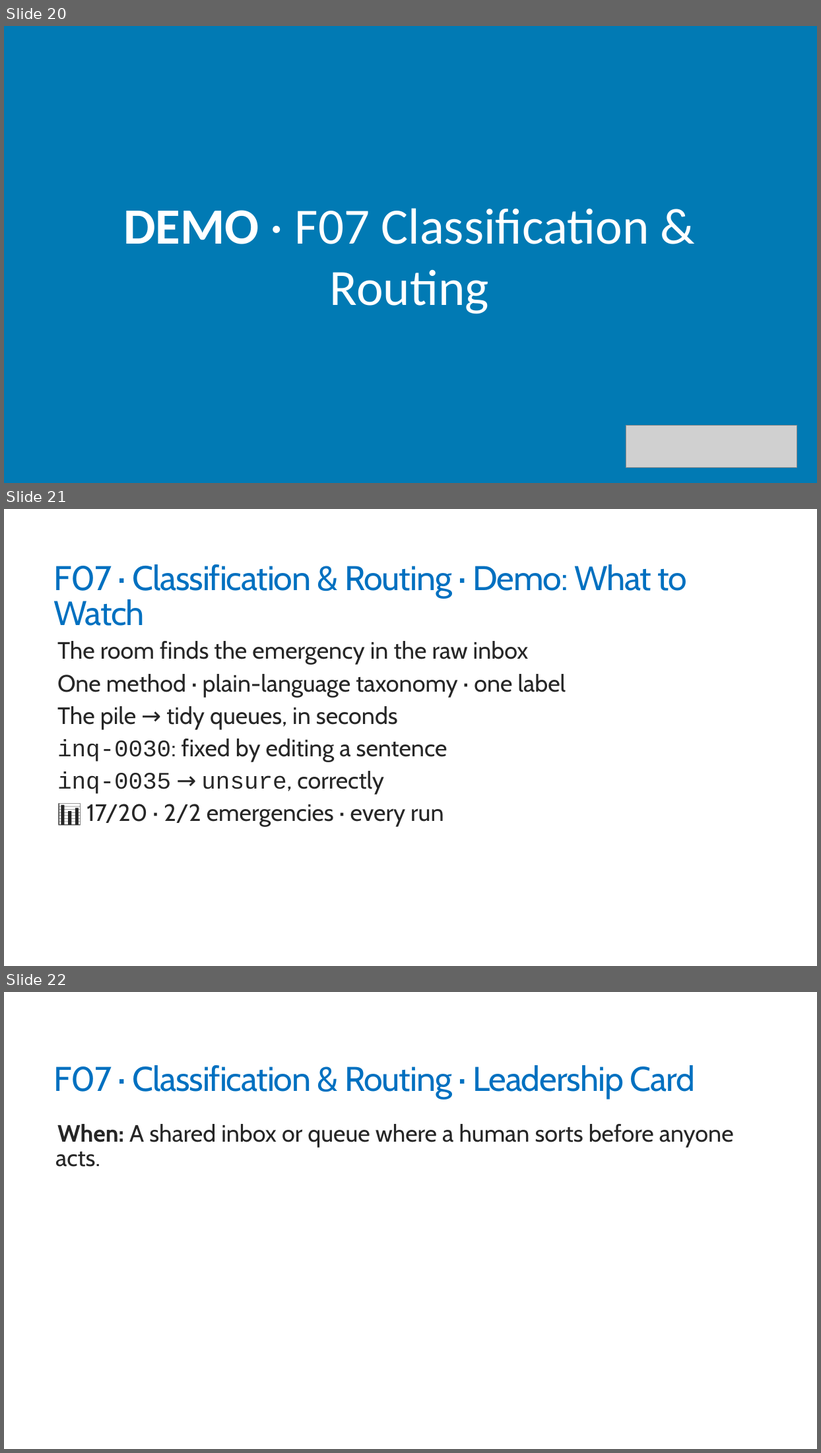
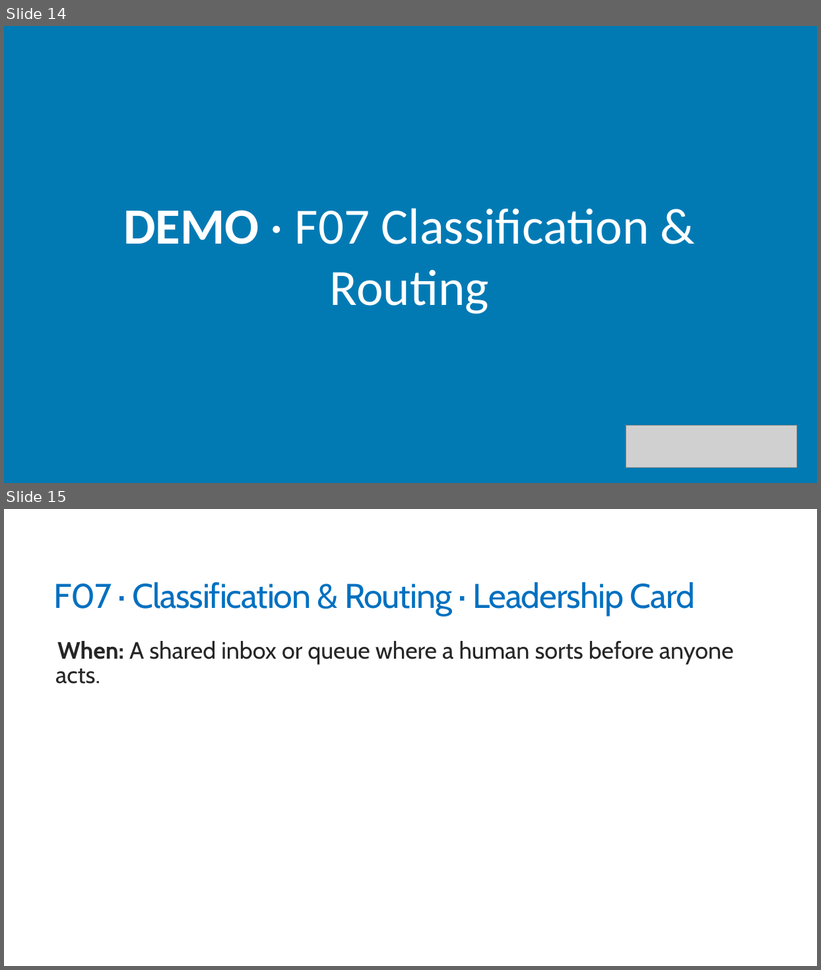
Before and after one commit to trailheadtechnology/10-ai-features-workshop, a slide deck: modules/M3-deciding/M3-deciding.pptx. Shown one above the other, each under a label of ours: slides 20, 21 and 22 before the commit, slides 14 and 15 after it. The pictures are 821x1453 and 821x970 pixels, drawn with LibreOffice and Linux fonts; fonts in the diff are those of the drawing; grey boxes stand for pictures. Boxes give left, top, right and bottom in pixels: in the first picture for what was removed or moved away, otherwise in the second. Text is boxed around its words. In the diff, an @@ line names an element or a change of style, - is before the commit and + after.

```diff
--- a/modules/M3-deciding/M3-deciding.pptx
+++ b/modules/M3-deciding/M3-deciding.pptx
@@ slide 21 removed at [4, 509, 817, 966], background #FFFFFF @@
@@ title removed at [54, 564, 688, 626] @@
-F07 · Classification & Routing · Demo: What to Watch
@@ text removed at [57, 641, 566, 827] @@
-  The room finds the emergency in the raw inbox
-  One method · plain-language taxonomy · one label
-  The pile → tidy queues, in seconds
-  inq-0030: fixed by editing a sentence
-  inq-0035 → unsure, correctly
-  📊 17/20 · 2/2 emergencies · every run
@@ what was slide 20 is now slide 14 @@
@@ what was slide 22 is now slide 15 @@
```
Also in this commit, not shown: 22 slides changed, 8 other slides removed, 3 other files.
